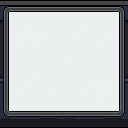
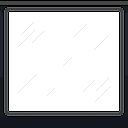
Layered file, before and after one edit (128 x 128). Changes by layer:
added layer "glas v2" (50%) above "glas" over [9, 12, 119, 111]
hid "glas" over [9, 12, 119, 111]
hid "Pasted Layer" over [0, 6, 128, 128]
added layer "base copy" over [0, 6, 128, 128]
